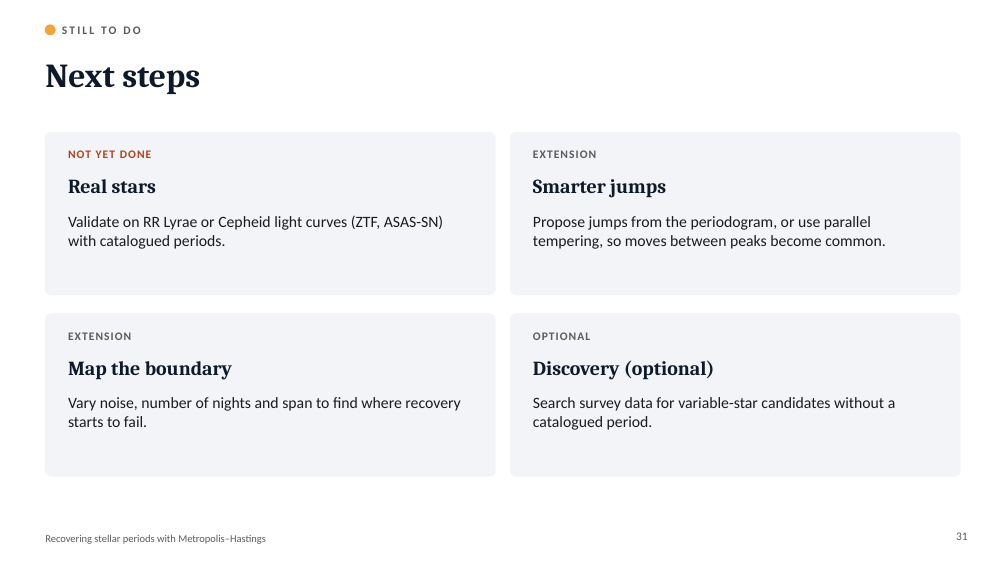
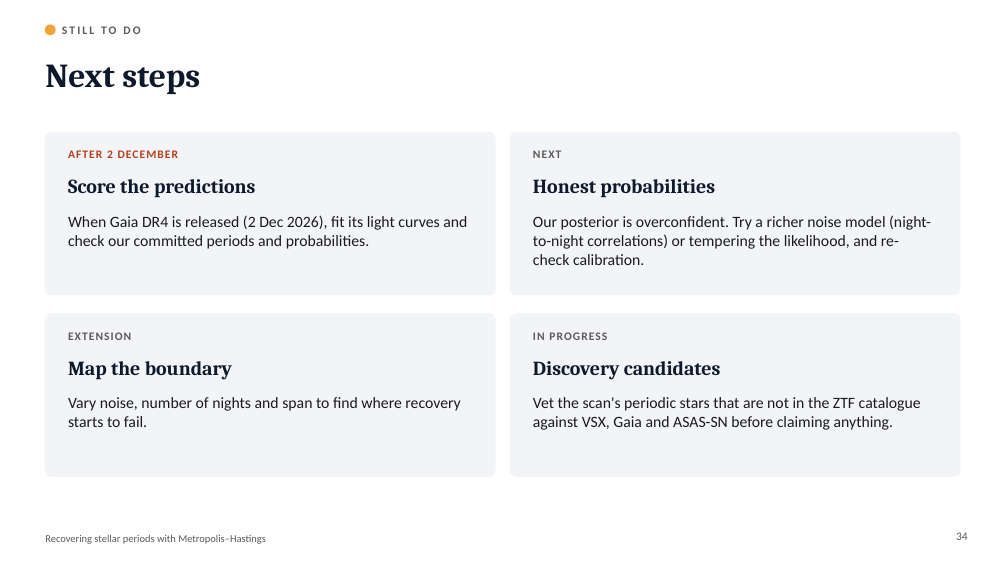
Before and after one commit to cognitogramma/StarSearch-, a slide deck: slide 34 of slides/Stellar_Periods_MH.pptx (slide 31 before the commit). Drawn at 1008x567 pixels with LibreOffice and Linux fonts; fonts in the diff are those of the drawing. Boxes give left, top, right and bottom in pixels: in the first picture for what was removed or moved away, otherwise in the second. Text is boxed around its words. In the diff, an @@ line names an element or a change of style, - is before the commit and + after.

```diff
--- a/slides/Stellar_Periods_MH.pptx
+++ b/slides/Stellar_Periods_MH.pptx
@@ text at [68,150,179,158]: text changed @@
-NOT YET DONE
+AFTER 2 DECEMBER
@@ text at [68,179,256,198]: text changed @@
-Real stars
+Score the predictions
@@ text at [533,150,561,158]: text changed @@
-EXTENSION
+NEXT
@@ text at [533,179,715,198]: text changed @@
-Smarter jumps
+Honest probabilities
@@ text at [68,215,467,249]: text changed @@
-Validate on RR Lyrae or Cepheid light curves (ZTF, ASAS-SN) with catalogued periods.
+When Gaia DR4 is released (2 Dec 2026), fit its light curves and check our committed periods and probabilities.
@@ text at [533,215,931,265]: text changed @@
-Propose jumps from the periodogram, or use parallel tempering, so moves between peaks become common.
+Our posterior is overconfident. Try a richer noise model (night-to-night correlations) or tempering the likelihood, and re-check calibration.
@@ text at [533,332,607,340]: text changed @@
-OPTIONAL
+IN PROGRESS
@@ text at [533,361,721,380]: text changed @@
-Discovery (optional)
+Discovery candidates
@@ text at [533,397,921,430]: text changed @@
-Search survey data for variable-star candidates without a catalogued period.
+Vet the scan's periodic stars that are not in the ZTF catalogue against VSX, Gaia and ASAS-SN before claiming anything.
@@ page number at [956,532,968,540]: text changed @@
-31
+34
```
Also in this commit, not shown: 6 other slides changed, 3 slides added, 40 other files.
